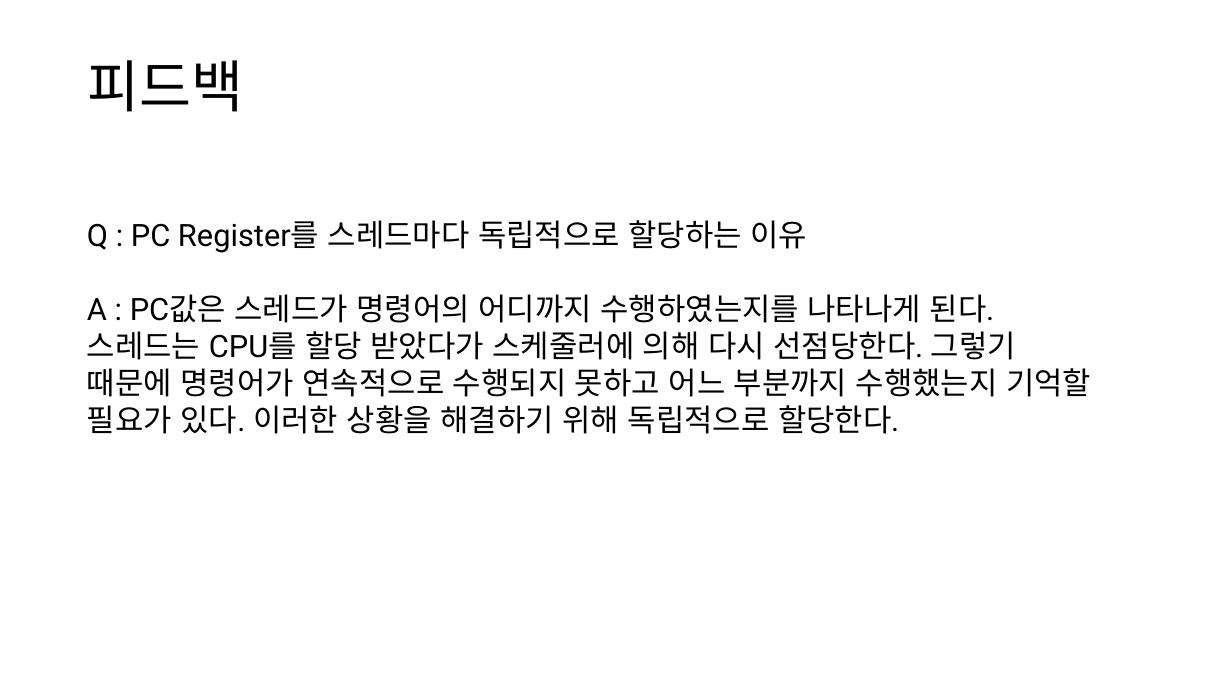
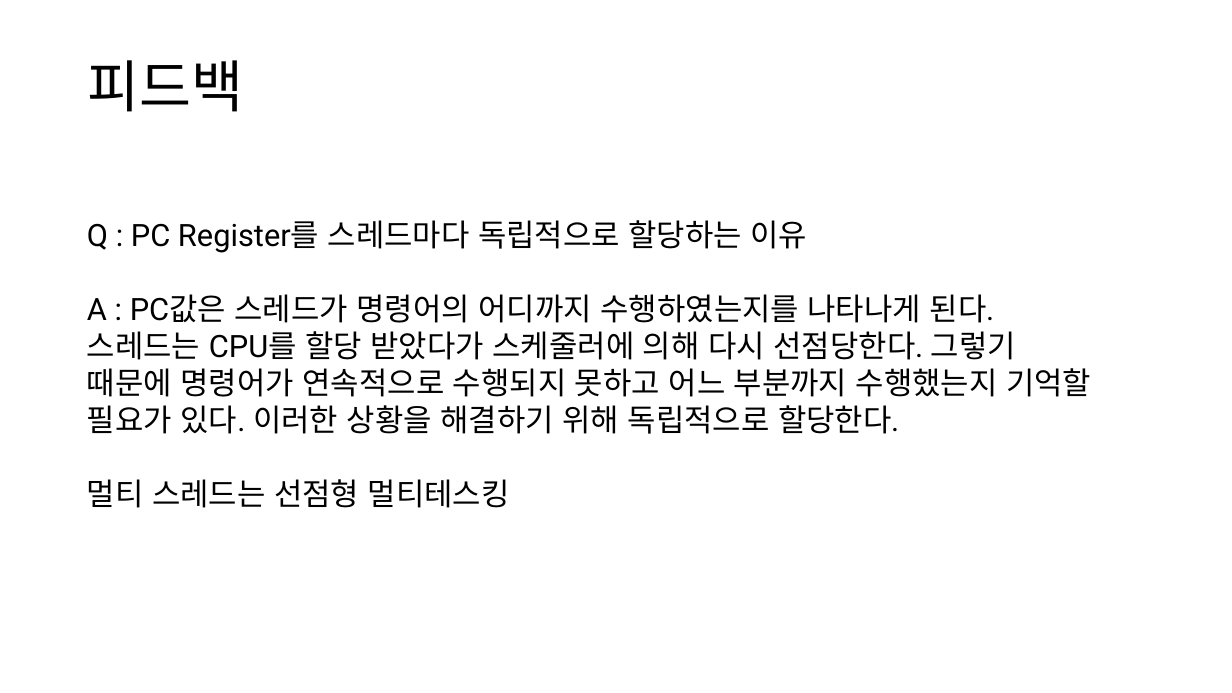
Before and after one commit to cs-study-org/cs-study, a slide deck: slide 4 of 05/beom/python_data&memory.pptx. Drawn at 1232x693 pixels with LibreOffice and Linux fonts; fonts in the diff are those of the drawing. Boxes give left, top, right and bottom in pixels: in the first picture for what was removed or moved away, otherwise in the second. Text is boxed around its words. In the diff, an @@ line names an element or a change of style, - is before the commit and + after.

```diff
--- a/05/beom/python_data&memory.pptx
+++ b/05/beom/python_data&memory.pptx
@@ text at bbox=[87, 479, 510, 508]: paragraph added @@
+멀티 스레드는 선점형 멀티테스킹
```
Also in this commit, not shown: 2 other slides changed, 2 other files.
